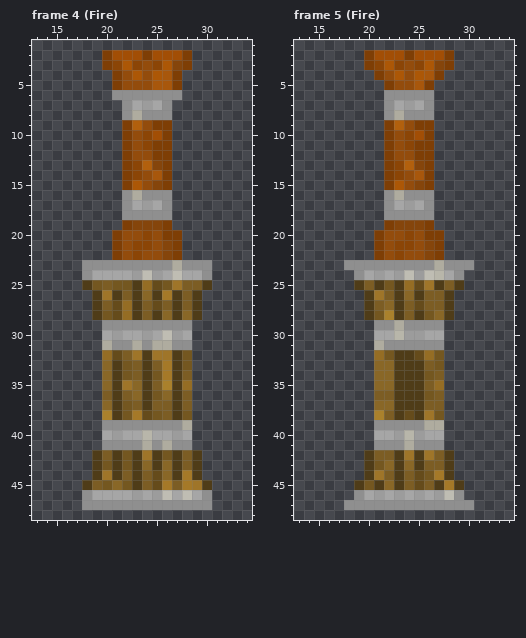
One commit to this pixel-art file: out/production/Crazy-Critters-Attack/sprites/towers/turrets/gluer/gluer.aseprite. Above: the version before the commit.
50x50 pixels, 12 frames. Colours within 5 levels of each other are drawn and written as one. Shown: frame 4 (Fire): x 13..34, y 1..48; frame 5 (Fire): x 13..34, y 1..48. The commit also changed other frames, which this record leaves out.
New version:
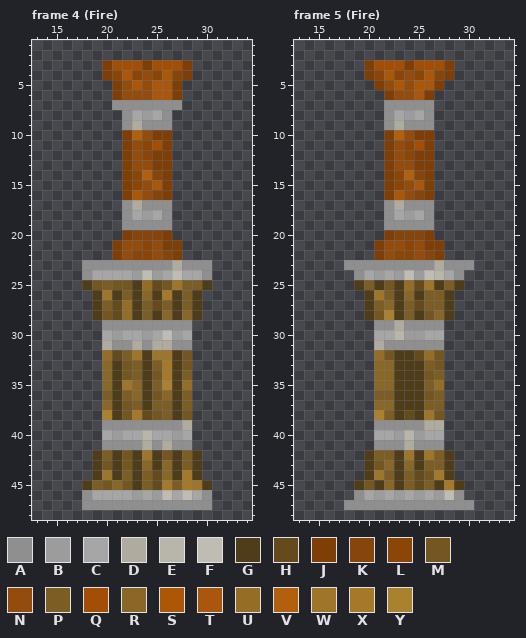
Palette (. is transparent): A #8f8f8f  B #9c9c9c  C #a6a6a6  D #afac9f  E #b8b6aa  F #bfbdb3  G #4f3c18  H #654b1b  J #7e3e05  K #85450b  L #8b4506  M #745720  N #934c0c  P #7c5d24  Q #a24e05  R #896727  S #ac5706  T #a8570c  U #956d24  V #b2600d  W #9f7529  X #a57928  Y #aa812c
Commit: update gluer fire animation
Change:
--- frame 4 (Fire)
@@ x 18..30 @@
  1 .............
- 2 ..JQQQJQQQJ..
- 3 ..JLSLNLSKJ..
- 4 ...JNSNSTJ...
- 5 ...JNNNTTJ...
- 6 ...AAAAAAA...
- 7 ....ACBCA....
- 8 ....ADAAA....
- 9 ....JVNJJ....
-10 ....JNLQJ....
-11 ....JNLJJ....
-12 ....JNNJJ....
-13 ....JLVKJ....
-14 ....JLNTJ....
-15 ....JSNKJ....
-16 ....ADAAA....
-17 ....ACBCA....
-18 ....AAAAA....
-19 ....JKKKJ....
-20 ...JNNLNJJ...
-21 ...JNLLNKJ...
-22 ...JNLNNKJ...
+ 2 .............
+ 3 ..JQQQJQQQJ..
+ 4 ..JLSLNLSKJ..
+ 5 ...JNSNSTJ...
+ 6 ...JNNNTTJ...
+ 7 ...AAAAAAA...
+ 8 ....ACBCA....
+ 9 ....ADAAA....
+10 ....JVNJJ....
+11 ....JNLQJ....
+12 ....JNLJJ....
+13 ....JNNJJ....
+14 ....JLVKJ....
+15 ....JLNTJ....
+16 ....JSNKJ....
+17 ....ADAAA....
+18 ....ACBCA....
+19 ....AAAAA....
+20 ....JKKKJ....
+21 ...JNNLNJJ...
+22 ...JNLLNKJ...
 23 AAAAAAAAADAAA
--- frame 5 (Fire)
@@ x 18..30 @@
  1 .............
- 2 ..JQQQJQQQJ..
- 3 ..JLSLNLSKJ..
- 4 ...JNSNSTJ...
- 5 ....JNNTJ....
- 6 ....AAAAA....
- 7 ....ACBCA....
- 8 ....ADAAA....
- 9 ....JVNJJ....
-10 ....JNLQJ....
-11 ....JNLJJ....
-12 ....JNNJJ....
-13 ....JLVKJ....
-14 ....JLNTJ....
-15 ....JSNKJ....
-16 ....ADAAA....
-17 ....ACBCA....
-18 ....AAAAA....
-19 ....JKKKJ....
-20 ...JNNLNJJ...
-21 ...JNLLNKJ...
-22 ...JNLNNKJ...
+ 2 .............
+ 3 ..JQQQJQQQJ..
+ 4 ..JLSLNLSKJ..
+ 5 ...JNSNSTJ...
+ 6 ....JNNTJ....
+ 7 ....AAAAA....
+ 8 ....ACBCA....
+ 9 ....ADAAA....
+10 ....JVNJJ....
+11 ....JNLQJ....
+12 ....JNLJJ....
+13 ....JNNJJ....
+14 ....JLVKJ....
+15 ....JLNTJ....
+16 ....JSNKJ....
+17 ....ADAAA....
+18 ....ACBCA....
+19 ....AAAAA....
+20 ....JKKKJ....
+21 ...JNNLNJJ...
+22 ...JNLLNKJ...
 23 AAAAAAAAADAAA
Pixel boxes of the changes (left, top, right, bottom) in both pictures:
changed: (102, 50, 192, 260)
changed: (364, 50, 454, 260)
